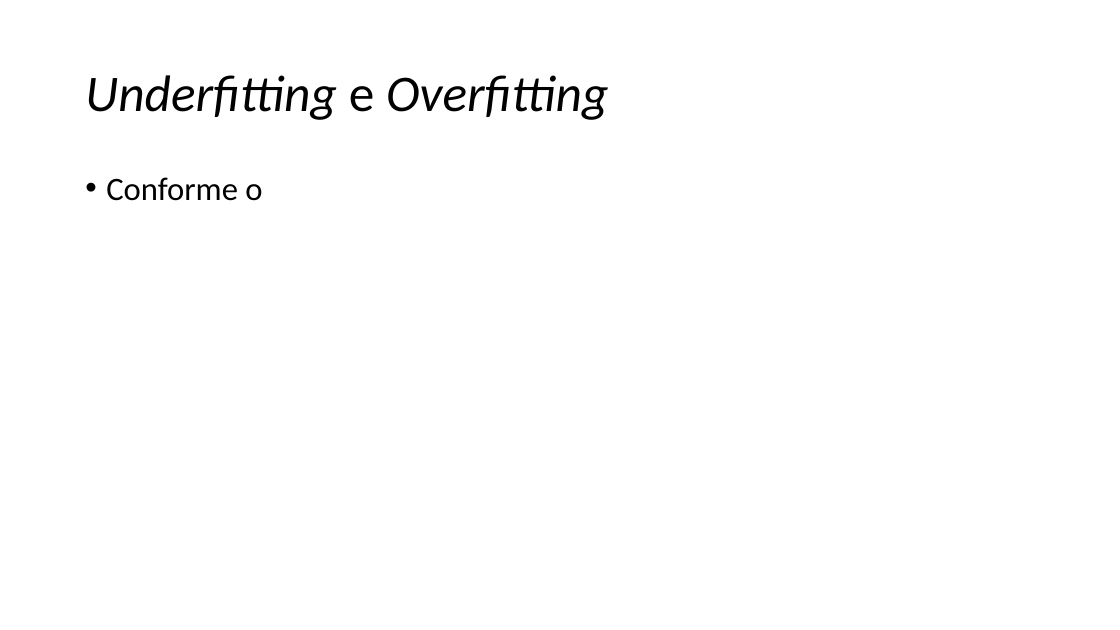
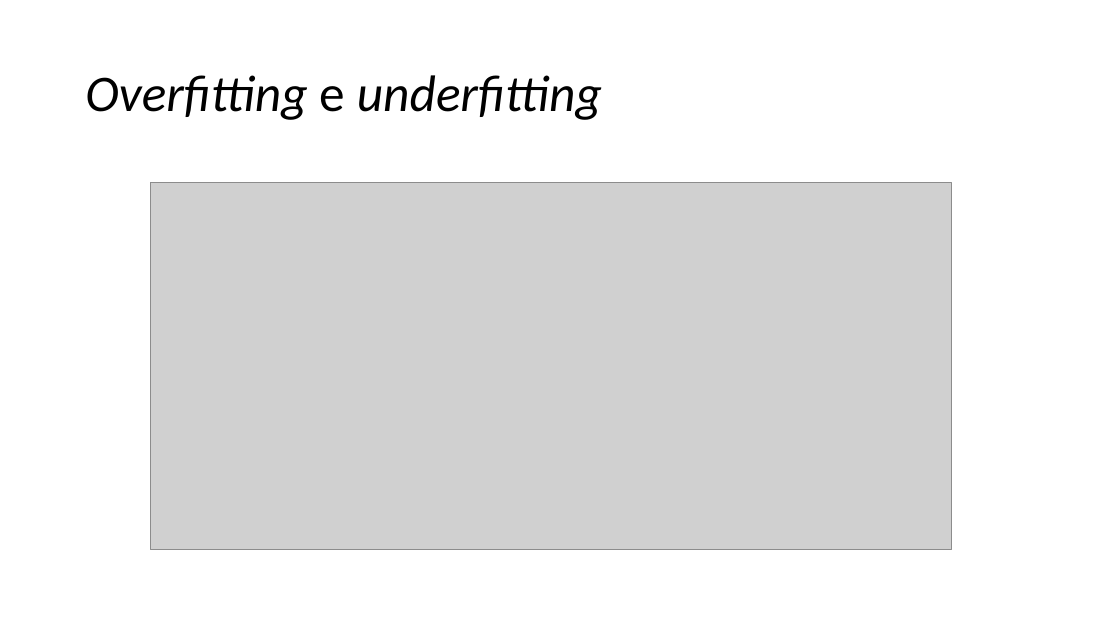
Before and after one commit to zz4fap/c24_inteligencia_artificial, a slide deck: slide 59 of slides/C24_Regressão.pptx (slide 63 before the commit). Drawn at 1120x630 pixels with LibreOffice and Linux fonts; fonts in the diff are those of the drawing; grey boxes stand for pictures. Boxes give left, top, right and bottom in pixels: in the first picture for what was removed or moved away, otherwise in the second. Text is boxed around its words. In the diff, an @@ line names an element or a change of style, - is before the commit and + after.

Commit message:
update of slides

```diff
--- a/slides/C24_Regressão.pptx
+++ b/slides/C24_Regressão.pptx
@@ title at [85,75,602,120]: text changed @@
-Underfitting e Overfitting
+Overfitting e underfitting
@@ text removed at [106,177,262,201] @@
-• Conforme o
@@ picture added at [150,182,952,549] @@
```
Also in this commit, not shown: 10 slides added, 1 slide removed, 1 other file.
